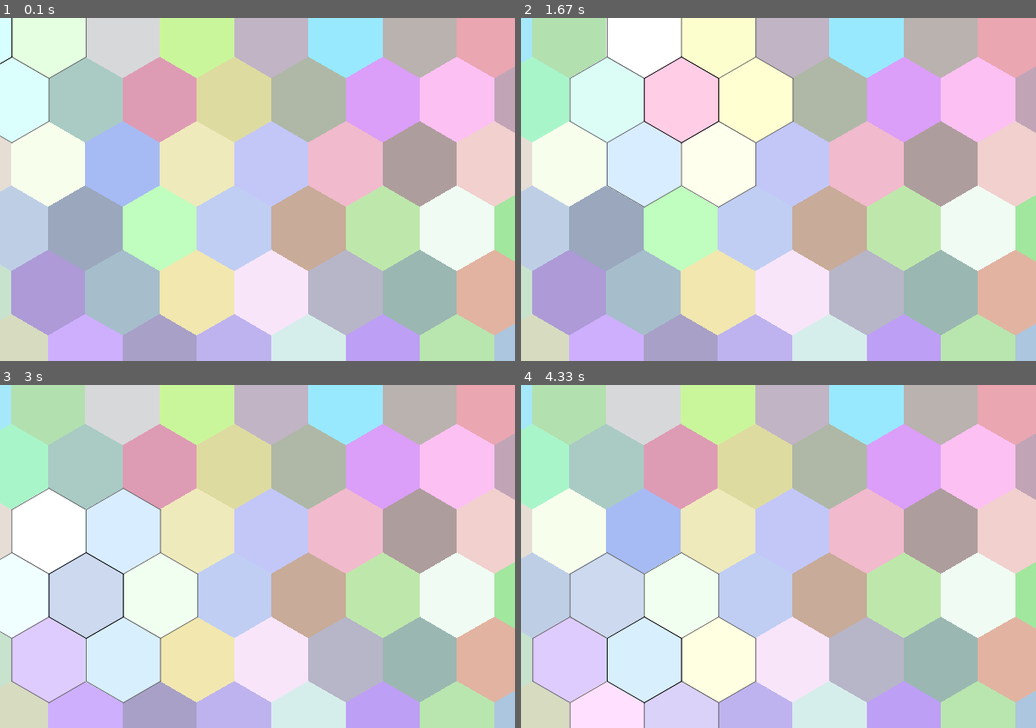
Above: before the commit, frames 1-4 (two rows, left to right).
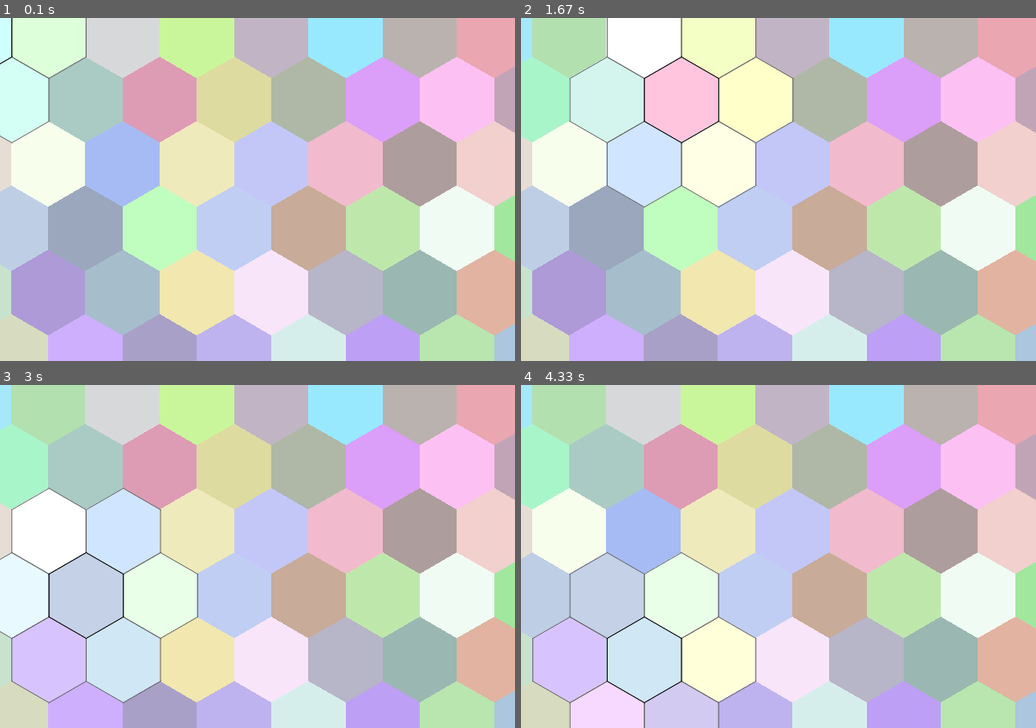
Above: after the commit, the same moments.

Repository: rbaltrusch/pygame_examples
Game: pygame game, started from code/hexagonal_tiles/main.py
Same seed, same stepped clock (60 frames per second), same inputs: the game is played once before the commit and once after it.
Inputs (mouse positions are in pixels of both pictures, inside the frame that each line leads up to):
- Up to frame 1 (0.1 s): no input
- Up to frame 2 (1.67 s): click (778, 189) at 0.38 s; click (830, 264) at 0.72 s; click (963, 309) at 1.05 s; click (654, 120) at 1.38 s
- Up to frame 3 (3 s): click (257, 597) at 1.72 s; click (185, 484) at 2.05 s; click (437, 645) at 2.38 s; click (92, 590) at 2.72 s
- Up to frame 4 (4.33 s): click (629, 487) at 3.05 s; click (654, 618) at 3.38 s; click (963, 635) at 3.72 s; click (624, 683) at 4.05 s

The runs differ from the first frame. In frame 1, less than 0.1% of the frame differs, in the area x 0-17%, y 0-35%; in frame 2, 0.3%, in the area x 12-53%, y 0-56%; in frame 3, 0.3%; in frame 4, 0.3%.

Commit message:
Add highlight fading

Diff:
--- a/code/hexagonal_tiles/hexagon.py
+++ b/code/hexagonal_tiles/hexagon.py
@@ -21,10 +21,17 @@
     radius: float
     position: Tuple[float, float]
     colour: Tuple[int, ...]
-    highlight_offset: int = 50
+    highlight_offset: int = 3
+    max_highlight_ticks: int = 15
 
     def __post_init__(self):
         self.vertices = self.compute_vertices()
+        self.highlight_tick = 0
+
+    def update(self):
+        """Updates tile highlights"""
+        if self.highlight_tick > 0:
+            self.highlight_tick -= 1
 
     def compute_vertices(self) -> List[Tuple[float, float]]:
         """Returns a list of the hexagon's vertices as x, y tuples"""
@@ -59,11 +66,12 @@
 
     def render(self, screen) -> None:
         """Renders the hexagon on the screen"""
-        pygame.draw.polygon(screen, self.colour, self.vertices)
+        pygame.draw.polygon(screen, self.highlight_colour, self.vertices)
 
     def render_highlight(self, screen, border_colour) -> None:
         """Draws a border around the hexagon with the specified colour"""
-        pygame.draw.polygon(screen, self.highlight_colour, self.vertices)
+        self.highlight_tick = self.max_highlight_ticks
+        # pygame.draw.polygon(screen, self.highlight_colour, self.vertices)
         pygame.draw.aalines(screen, border_colour, closed=True, points=self.vertices)
 
     @property
@@ -81,5 +89,6 @@
     @property
     def highlight_colour(self) -> Tuple[int, ...]:
         """Colour of the hexagon tile when rendering highlight"""
+        offset = self.highlight_offset * self.highlight_tick
         brighten = lambda x, y: x + y if x + y < 255 else 255
-        return tuple(brighten(x, self.highlight_offset) for x in self.colour)
+        return tuple(brighten(x, offset) for x in self.colour)
--- a/code/hexagonal_tiles/main.py
+++ b/code/hexagonal_tiles/main.py
@@ -77,6 +77,10 @@
         for event in pygame.event.get():
             if event.type == pygame.QUIT:
                 terminated = True
+
+        for hexagon in hexagons:
+            hexagon.update()
+
         render(screen, hexagons)
         clock.tick(50)
     pygame.display.quit()
